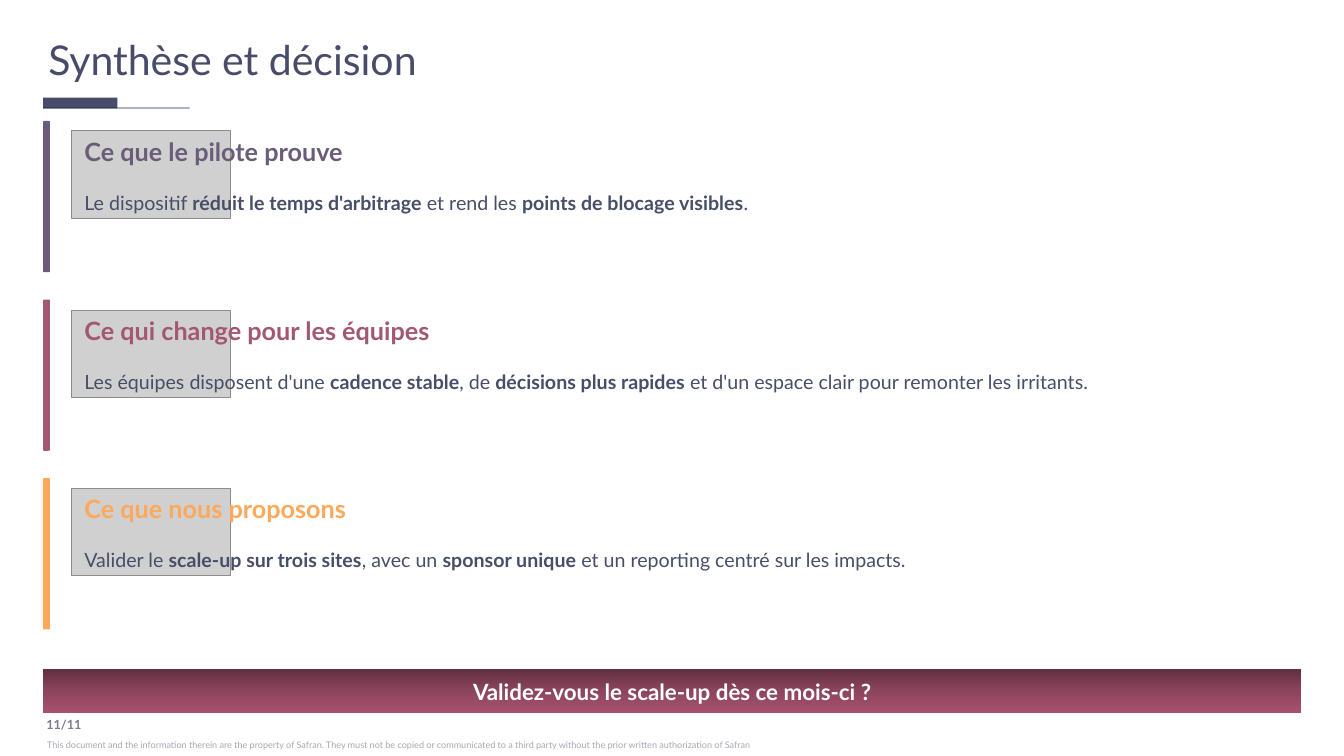
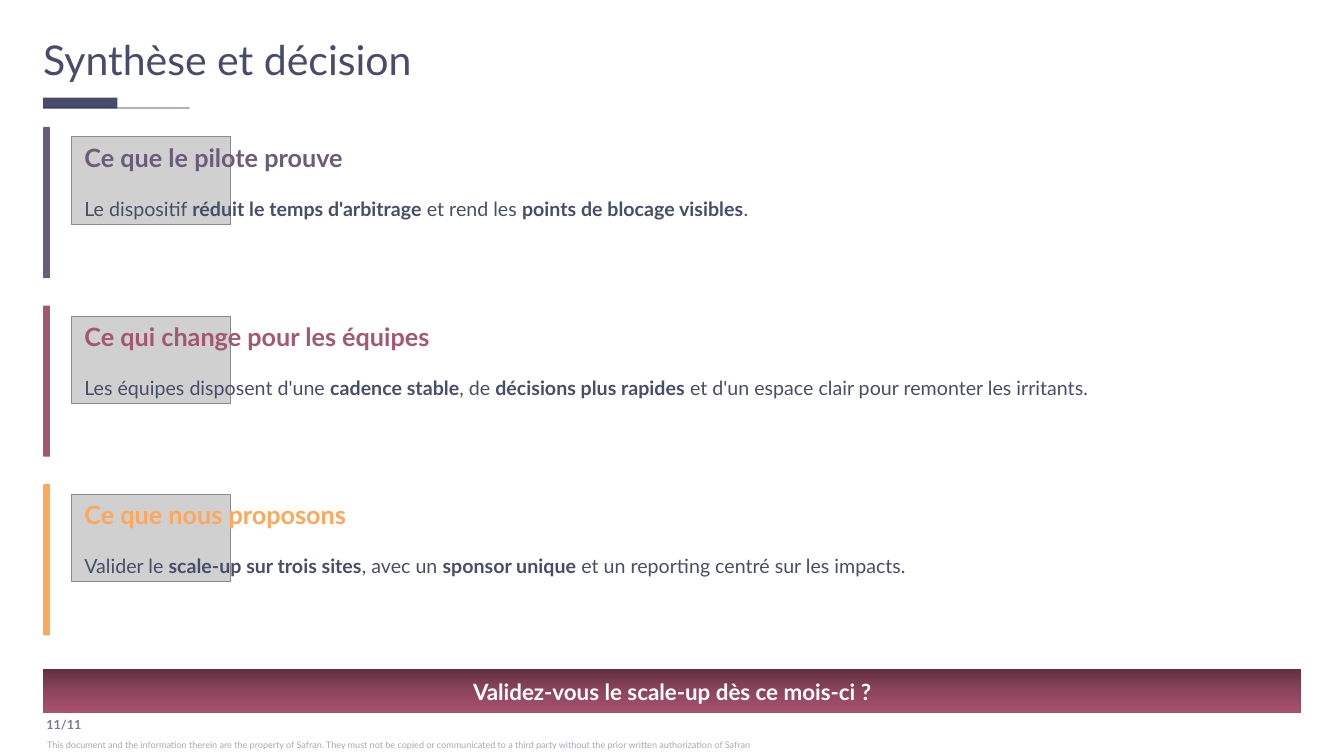
Before and after one commit to jpapasidero/Skill_Jessica_template_Claude, a slide deck: slide 11 of test_corretion_elements_graphiques.pptx. Drawn at 1344x756 pixels with LibreOffice and Linux fonts; fonts in the diff are those of the drawing; grey boxes stand for pictures. Boxes give left, top, right and bottom in pixels: in the first picture for what was removed or moved away, otherwise in the second. Text is boxed around its words. In the diff, an @@ line names an element or a change of style, - is before the commit and + after.

```diff
--- a/test_corretion_elements_graphiques.pptx
+++ b/test_corretion_elements_graphiques.pptx
@@ text "Synthèse et décision": place and size @@
-text "Synthèse et décision" at box(48, 44, 417, 82)
+text "Synthèse et décision" at box(43, 44, 412, 82)
@@ 6 texts, 3 pictures, 3 rounded rectangles: place and size @@
-6 texts, 3 pictures, 3 rounded rectangles at box(43, 121, 1087, 629)
+6 texts, 3 pictures, 3 rounded rectangles at box(43, 127, 1087, 635)
```
Also in this commit, not shown: 5 other slides changed, 2 other files.
